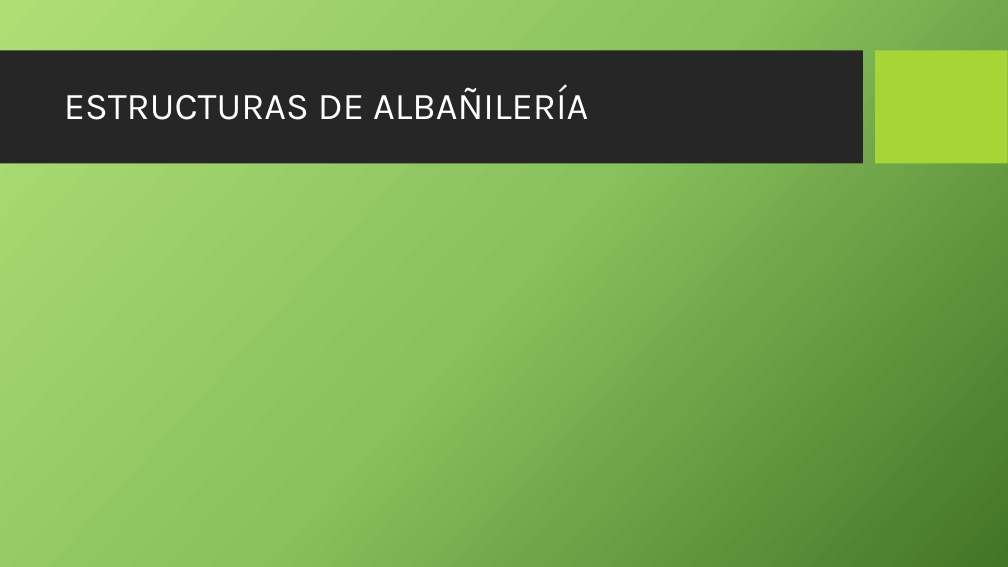
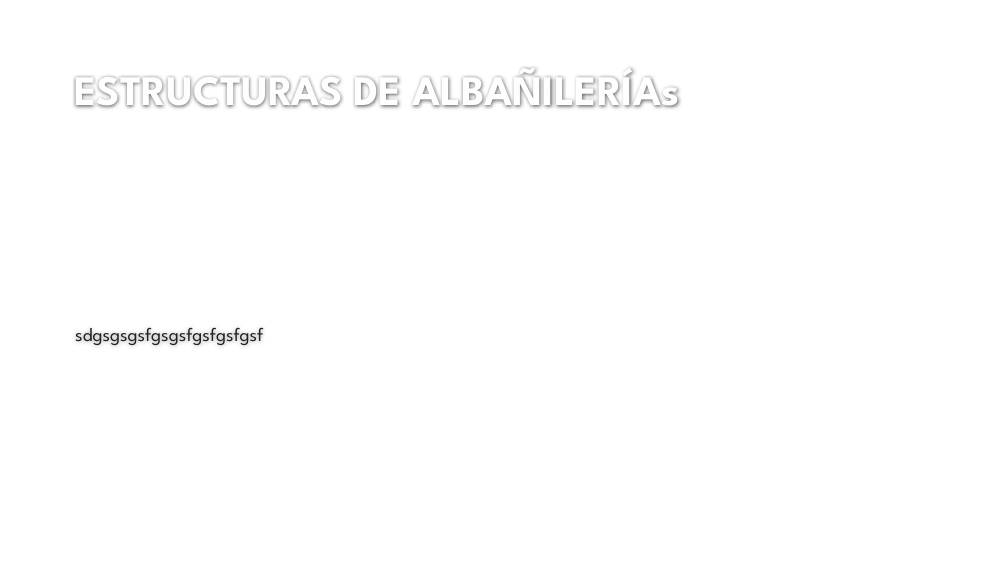
Before and after one commit to ppizarror/proyecto-CI6501, a slide deck: slide 8 of SISTEMAS CONSTRUCTIVOS EN ALBAÑILERIÁ.pptx (slide 7 before the commit). Drawn at 1008x567 pixels with LibreOffice and Linux fonts; fonts in the diff are those of the drawing; background and template pictures are left out. Boxes give left, top, right and bottom in pixels: in the first picture for what was removed or moved away, otherwise in the second. Text is boxed around its words. In the diff, an @@ line names an element or a change of style, - is before the commit and + after.

```diff
--- a/SISTEMAS CONSTRUCTIVOS EN ALBAÑILERIÁ.pptx
+++ b/SISTEMAS CONSTRUCTIVOS EN ALBAÑILERIÁ.pptx
@@ background picture (left out) to #FFFFFF @@
@@ rectangle removed at (0,51,863,164) @@
@@ title "ESTRUCTURAS DE ALBAÑILERÍAs" at (75,68,679,108): vertical alignment middle to bottom @@
@@ rectangle removed at (876,51,1008,164) @@
@@ title at (75,68,679,108): text changed; size 36 to 40 pt; font Karla to League Spartan; text colour #FFFFFF to #FEFEFE; bold on @@
-ESTRUCTURAS DE ALBAÑILERÍA
+ESTRUCTURAS DE ALBAÑILERÍAs
@@ text added at (75,328,263,345), 18 pt, text #212121 @@
+sdgsgsgsfgsgsfgsfgsfgsf
```
Also in this commit, not shown: 11 other slides changed, 2 slides added, 1 slide removed.
